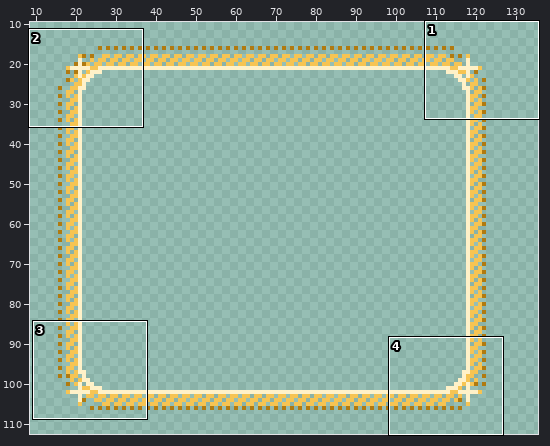
A pixel-art file gets an edit: aseprite-source/pfight/v47/hand/overlay-hand-now.aseprite. Above, an overview of the earlier version with the close-up marked.
Close-up. Old version:
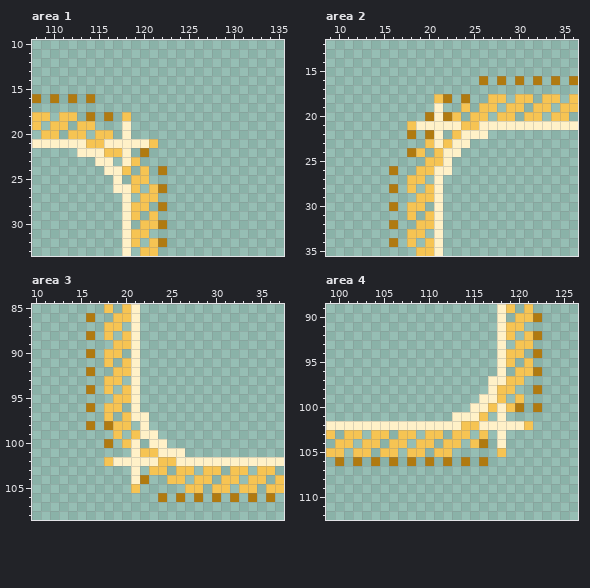
140x124 pixels, 1 frame. Shown: area 1: x 108..135, y 10..33; area 2: x 9..36, y 12..35; area 3: x 10..37, y 85..108; area 4: x 99..126, y 89..112. The wide view leaves out empty margins.
Once edited:
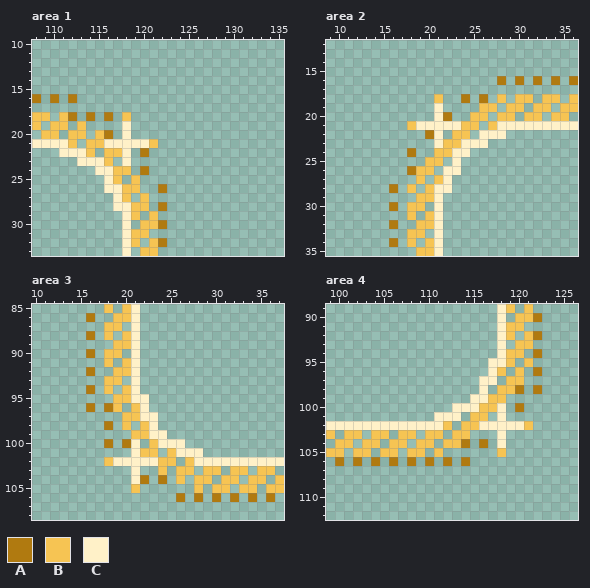
Palette (. is transparent): A #b07a10  B #f6c453  C #fff1c8
Changes in this commit:
Area 1, layers "halo", "glow", "dots":
y 16: x 114 A -> .
y 18: x 112 B -> A
y 19: x 114 B -> .
y 20: x 116 B -> A
y 21: x 112..113 CC -> B.
y 22: x 111..112 .. -> CC; x 114..115 CC -> B.
y 23: x 113..114 .. -> CC; x 116 C -> B; x 119 B -> .
y 24: x 115 . -> C; x 117 C -> B; x 120 B -> A; x 122 A -> .
y 25: x 116..117 .C -> CB; x 120 B -> .
y 26: x 116 . -> C; x 118 C -> B; x 121 B -> .
y 27: x 117..118 .C -> CB; x 121 B -> .
y 28: x 117 . -> C
Area 2, layers "halo", "glow", "dots":
y 16: x 26 A -> .
y 18: x 22 A -> .; x 26..27 .B -> A.
y 19: x 24 B -> .
y 20: x 20 A -> .; x 23 B -> .
y 21: x 26..27 CC -> .B
y 22: x 18 A -> .; x 24..25 CC -> B.; x 27..28 .. -> CC
y 23: x 20 B -> .; x 23 C -> B; x 25..26 .. -> CC
y 24: x 19 B -> .; x 22 C -> B; x 24 . -> C
y 25: x 22..23 C. -> .C
y 26: x 16 A -> .; x 18 . -> A; x 21 C -> .; x 23 . -> C
y 27: x 18 B -> .; x 21..22 C. -> BC
y 28: x 22 . -> C
Area 3, layers "halo", "glow", "dots":
y 95: x 22 . -> C
y 96: x 18 B -> A; x 21..22 C. -> BC
y 97: x 18 B -> .; x 21 C -> B; x 23 . -> C
y 98: x 16 A -> .; x 19 B -> .; x 22..23 C. -> BC
y 99: x 19 B -> .; x 22 C -> B; x 24 . -> C
y 100: x 20 B -> A; x 23 C -> B; x 25..26 .. -> CC
y 101: x 24..25 CC -> .B; x 27..28 .. -> CC
y 102: x 26..27 CC -> .B
y 103: x 23 B -> .
y 104: x 24..25 .B -> A.
y 105: x 27 B -> .
y 106: x 24 A -> .
Area 4, layers "halo", "glow", "dots":
y 95: x 117 . -> C
y 96: x 117..118 .C -> CB; x 121 B -> .
y 97: x 116 . -> C; x 118 C -> .
y 98: x 116..117 .C -> C.; x 120 . -> A
y 99: x 115 . -> C; x 117 C -> B; x 120 B -> .
y 100: x 113..114 .. -> CC; x 116 C -> B; x 119 B -> .; x 122 A -> .
y 101: x 111..112 .. -> CC; x 114..115 CC -> .B
y 102: x 112..113 CC -> B.
y 103: x 116 B -> .
y 104: x 114..115 .B -> A.
y 105: x 112 B -> .
y 106: x 116 A -> .
